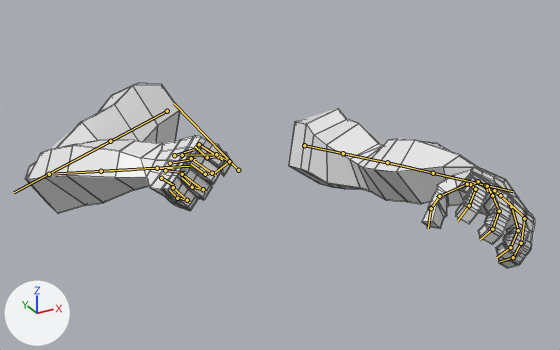
A saved change to the FBX model Assets/GhostPuncher/sk_fp_arms_charge_windup.fbx.
Camera for both pictures: a camera (50 mm lens) standing at (-0.693, -1.483, 0.494) and looking at (-0.04, -0.295, -0.1). The lights are fixed; the arrows at lower left show +X, +Y and +Z. The older version comes first. Both versions are drawn at frame 22 of the action 'Scene'; the numbers are the values there. The bones that change, and the others that lie on the model, are drawn over the model as lines. Mesh edges are drawn as thin lines.

Objects in the first picture: 'NEW ARM'.
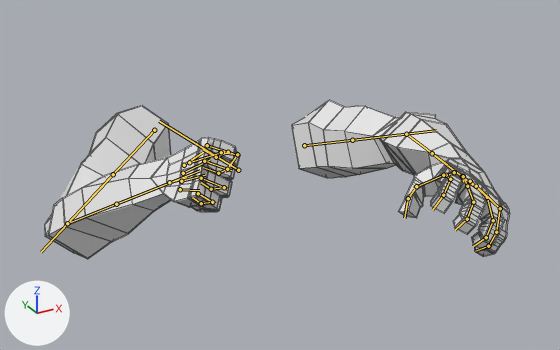
Location of each change, (x1, y1, x2, y2) in pixels of the pictures (560 x 350 px):
```json
{"object": "NEW ARM", "change": "posed", "before": [25, 83, 535, 268], "after": [44, 100, 510, 259], "on screen": "9% narrower, 14% shorter"}
{"bone": "DEF-upper_arm.L", "before": "(304, 145) to (363, 157)", "after": "(304, 145) to (379, 137)"}
{"bone": "DEF-upper_arm.L.001", "before": "(343, 153) to (410, 167)", "after": "(352, 140) to (436, 130)"}
{"bone": "DEF-forearm.L", "before": "(387, 162) to (456, 178)", "after": "(406, 134) to (447, 164)"}
{"bone": "DEF-hand.L", "before": "(485, 185) to (487, 191)", "after": "(462, 176) to (463, 182)"}
{"bone": "DEF-shoulder.R", "before": "(238, 170) to (174, 103)", "after": "(238, 170) to (159, 121)"}
{"bone": "DEF-upper_arm.R", "before": "(167, 111) to (78, 158)", "after": "(154, 130) to (89, 200)"}
{"bone": "DEF-forearm.R", "before": "(49, 174) to (131, 169)", "after": "(67, 223) to (145, 192)"}
{"bone": "DEF-hand.R", "before": "(157, 168) to (172, 168)", "after": "(169, 182) to (186, 177)"}
```

The change, as JSON lines over the scene's bpy script:
```json
{"block": "bone_def_upper_arm_l", "where": "bone_def_upper_arm_l = bpy.data.objects['NEW RIGRIG'].pose.bones['DEF-upper_arm.L']  # child of 'DEF-shoulder.L'"}
{"op": "set", "path": "bone_def_upper_arm_l.rotation_quaternion", "old": "(0.713, 0.701, 0.0, -0.004)", "new": "(0.79, 0.597, 0.0, 0.138)", "note": "degrees (89, 0, 0) -> degrees (73, -9, 13)"}
{"block": "bone_def_upper_arm_l_001", "where": "bone_def_upper_arm_l_001 = bpy.data.objects['NEW RIGRIG'].pose.bones['DEF-upper_arm.L.001']  # child of 'DEF-upper_arm.L'"}
{"op": "set", "path": "bone_def_upper_arm_l_001.location", "old": "(0.0, 0.004, 0.0)", "new": "(0.0, -0.001, 0.0)"}
{"op": "set", "path": "bone_def_upper_arm_l_001.rotation_quaternion", "old": "(0.984, 0.0, 0.176, 0.0)", "new": "(0.993, 0.0, 0.122, 0.0)", "note": "degrees (0, 20, 0) -> degrees (0, 14, 0)"}
{"block": "bone_def_forearm_l", "where": "bone_def_forearm_l = bpy.data.objects['NEW RIGRIG'].pose.bones['DEF-forearm.L']  # child of 'DEF-upper_arm.L'"}
{"op": "set", "path": "bone_def_forearm_l.location", "old": "(0.0, 0.007, -0.003)", "new": "(0.0, -0.002, 0.001)"}
{"op": "set", "path": "bone_def_forearm_l.rotation_quaternion", "old": "(0.923, -0.165, 0.34, -0.068)", "new": "(0.955, 0.162, 0.214, -0.129)", "note": "degrees (-26, 37, -17) -> degrees (17, 27, -11)"}
{"block": "bone_def_hand_l", "where": "bone_def_hand_l = bpy.data.objects['NEW RIGRIG'].pose.bones['DEF-hand.L']  # child of 'DEF-forearm.L'"}
{"op": "set", "path": "bone_def_hand_l.location", "old": "(0.0, 0.007, 0.0)", "new": "(0.0, -0.002, 0.0)"}
{"op": "set", "path": "bone_def_hand_l.rotation_quaternion", "old": "(0.842, 0.397, -0.362, 0.046)", "new": "(0.896, 0.231, -0.365, 0.106)", "note": "degrees (56, -40, -16) -> degrees (28, -45, 2)"}
{"block": "bone_def_shoulder_r", "where": "bone_def_shoulder_r = bpy.data.objects['NEW RIGRIG'].pose.bones['DEF-shoulder.R']"}
{"op": "set", "path": "bone_def_shoulder_r.rotation_quaternion", "old": "(0.911, 0.412, 0.0, 0.0)", "new": "(0.957, 0.292, 0.0, 0.0)", "note": "degrees (49, 0, 0) -> degrees (34, 0, 0)"}
{"block": "bone_def_upper_arm_r", "where": "bone_def_upper_arm_r = bpy.data.objects['NEW RIGRIG'].pose.bones['DEF-upper_arm.R']  # child of 'DEF-shoulder.R'"}
{"op": "set", "path": "bone_def_upper_arm_r.rotation_quaternion", "old": "(0.934, 0.337, 0.0, 0.115)", "new": "(0.904, 0.422, 0.0, 0.066)", "note": "degrees (39, -4, 13) -> degrees (50, -3, 7)"}
{"block": "bone_def_forearm_r", "where": "bone_def_forearm_r = bpy.data.objects['NEW RIGRIG'].pose.bones['DEF-forearm.R']  # child of 'DEF-upper_arm.R'"}
{"op": "set", "path": "bone_def_forearm_r.rotation_quaternion", "old": "(0.618, 0.708, 0.115, -0.321)", "new": "(0.641, 0.683, 0.13, -0.326)", "note": "degrees (92, 37, -17) -> degrees (88, 38, -18)"}
{"block": "bone_def_hand_r", "where": "bone_def_hand_r = bpy.data.objects['NEW RIGRIG'].pose.bones['DEF-hand.R']  # child of 'DEF-forearm.R'"}
{"op": "set", "path": "bone_def_hand_r.rotation_quaternion", "old": "(0.98, -0.123, 0.112, -0.107)", "new": "(0.989, -0.07, 0.113, -0.062)", "note": "degrees (-16, 11, -14) -> degrees (-9, 12, -8)"}
```
